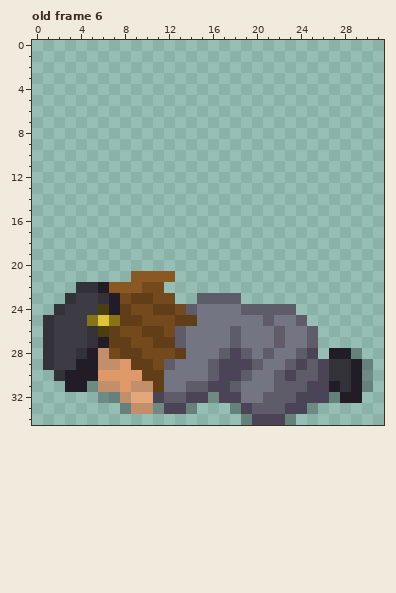
A pixel-art file gets an edit: art/cfe-reb-drunk.aseprite. Above, as it was before the edit.
32x36 pixels, 6 frames. Colours within 5 levels of each other are drawn and written as one. Shown: old frame 6. The old version is drawn lined up with the new one, on the new canvas. The commit also changed other frames, which this record leaves out.
New version:
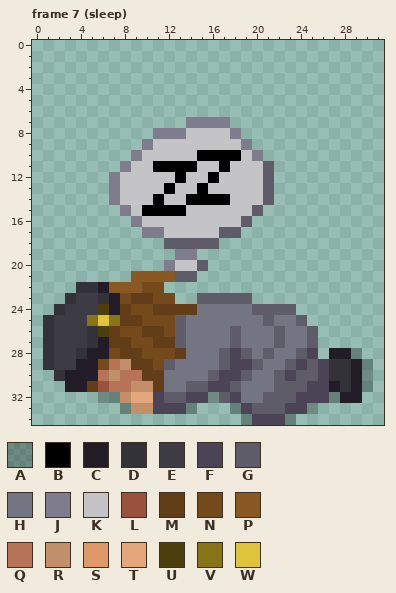
Palette (. is transparent): A #00000046  B #000000  C #221c26  D #333239  E #3d3b44  F #4b4356  G #5f5c6a  H #737582  J #7f7c8d  K #c4c4c6  L #98523e  M #613e18  N #744a1c  P #8a5822  Q #b67358  R #c28f6b  S #df9968  T #e3a77b  U #4a3f0d  V #877417  W #dec43b
A new or re-ordered frame is compared with the old frame closest to it.
Log entry: Sleep animation
What changed:
canvas 32x36 -> 32x35 (the part of the old canvas that was cut away was empty and is not shown)
frames 6 -> 9
Frame 7 (sleep) is new; against old frame 6:
y 7: x 14..17 .... -> JJJJ
y 8: x 11..18 ........ -> JJJKKKKJ
y 9: x 10..19 .......... -> JKKKKKKKKJ
y 10: x 9..20 ............ -> JKKKKKBBBBKJ
y 11: x 8..21 .............. -> JKKBBBBKKBKKKG
y 12: x 7..21 ............... -> JKKKKKBKKBKKKKG
y 13: x 7..21 ............... -> JKKKKBKKBKKKKKG
y 14: x 7..21 ............... -> JKKKBKKBBBBKKKG
y 15: x 8..20 ............. -> JKBBBBKKKKKKG
y 16: x 9..19 ........... -> JKKKKKKKKKG
y 17: x 10..18 ......... -> JJKKKKKGG
y 18: x 12..16 ..... -> GGGGG
y 19: x 13..14 .. -> JJ
y 20: x 12..15 .... -> JKKG
y 21: x 13..14 .. -> GG
y 23: x 19 . -> G
y 24: x 13..14 NG -> MM; x 19 G -> H
y 25: x 13..14 MM -> GH
y 28: x 6 R -> C
y 29: x 6..8 RRS -> NQR; x 16..17 GF -> HG
y 30: x 6..9 SSSS -> QRQQ
y 31: x 5..8 ARRS -> MLQQ
y 32: x 17 F -> G
y 33: x 11 A -> F
